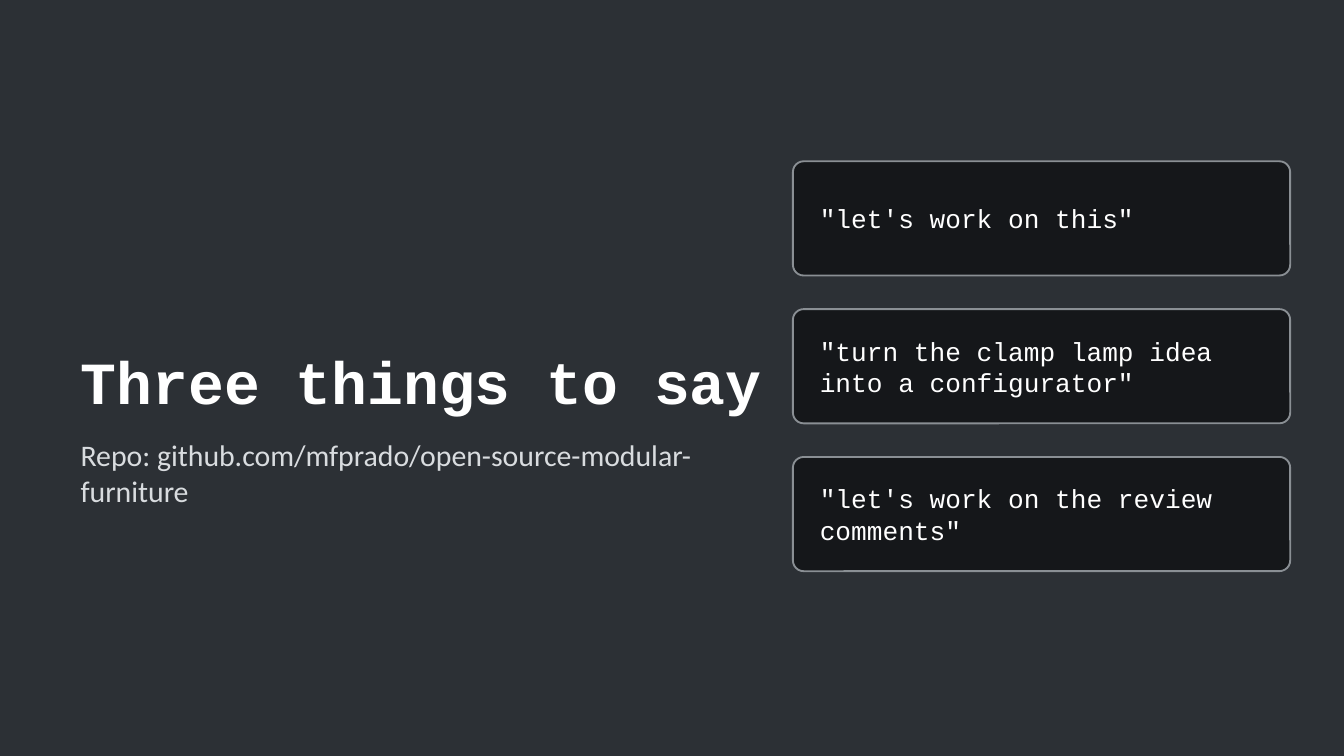
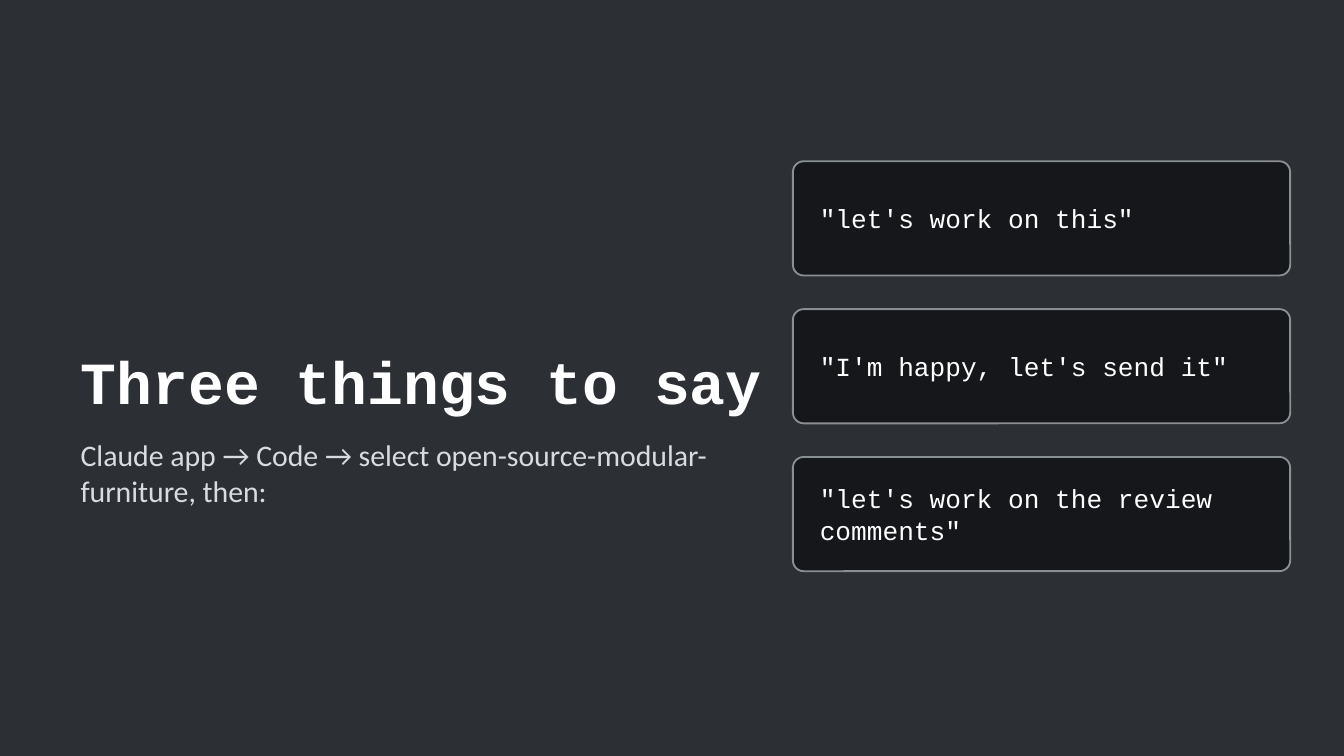
Before and after one commit to mfprado/acrylic-furniture, a slide deck: slide 20 of docs/contributing-guide.pptx (slide 17 before the commit). Drawn at 1344x756 pixels with LibreOffice and Linux fonts; fonts in the diff are those of the drawing. Boxes give left, top, right and bottom in pixels: in the first picture for what was removed or moved away, otherwise in the second. Text is boxed around its words. In the diff, an @@ line names an element or a change of style, - is before the commit and + after.

```diff
--- a/docs/contributing-guide.pptx
+++ b/docs/contributing-guide.pptx
@@ text at (x1=820, y1=358, x2=1228, y2=382): text changed @@
-"turn the clamp lamp idea into a configurator"
+"I'm happy, let's send it"
@@ text at (x1=81, y1=445, x2=707, y2=506): text changed @@
-Repo: github.com/mfprado/open-source-modular-furniture
+Claude app → Code → select open-source-modular-furniture, then:
```
Also in this commit, not shown: 8 other slides changed, 8 slides added, 5 slides removed, 3 other files.
